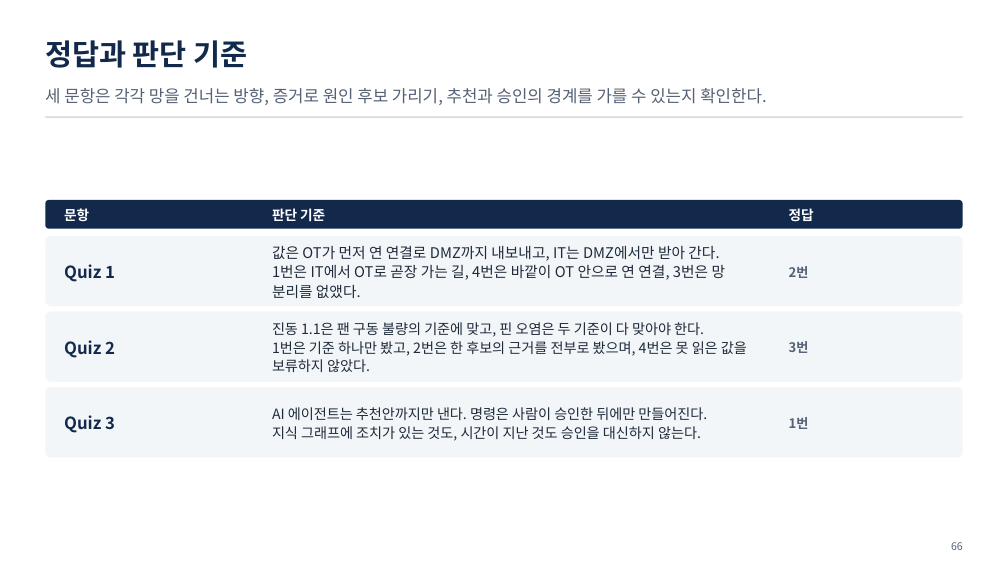
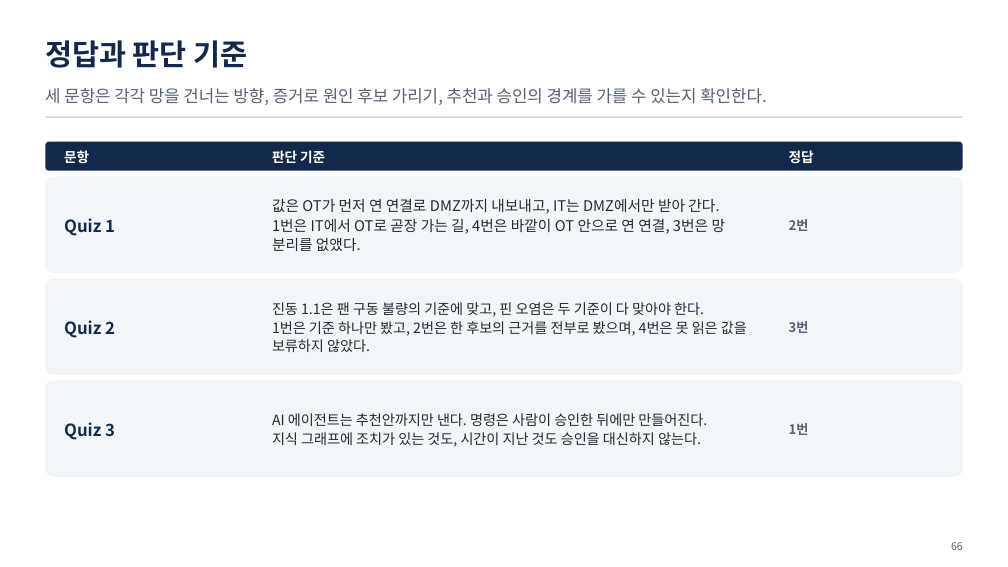
Before and after one commit to uengine-oss/hyd-iot-edu, a slide deck: slide 66 of workspace/강의제작/산출물/실전반/이론_오프라인/01회차/실전반_오프라인_01회차.pptx. Drawn at 1008x567 pixels with LibreOffice and Linux fonts; fonts in the diff are those of the drawing. Boxes give left, top, right and bottom in pixels: in the first picture for what was removed or moved away, otherwise in the second. Text is boxed around its words. In the diff, an @@ line names an element or a change of style, - is before the commit and + after.

Commit message:
1회차 현장 덱(두 반 off01): 최종 온라인 장(여백 11장 · 새 노트)을 받아 다시 조립, 노트 고칠 곳을 지금 온라인 노트로 · 대조표 새 실라버스 문장

```diff
--- a/workspace/강의제작/산출물/실전반/이론_오프라인/01회차/실전반_오프라인_01회차.pptx
+++ b/workspace/강의제작/산출물/실전반/이론_오프라인/01회차/실전반_오프라인_01회차.pptx
@@ 3 texts, 1 rounded rectangle: place and size @@
-3 texts, 1 rounded rectangle at (45,200,963,228)
+3 texts, 1 rounded rectangle at (45,142,963,171)
@@ rounded rectangle: place and size @@
-rounded rectangle at (45,236,963,306)
+rounded rectangle at (45,176,963,272)
@@ text "Quiz 1": place and size @@
-text "Quiz 1" at (64,264,115,282)
+text "Quiz 1" at (64,218,115,236)
@@ text "값은 OT가 먼저 연 연결로 ...": place and size @@
-text "값은 OT가 먼저 연 연결로 ..." at (272,246,726,298)
+text "값은 OT가 먼저 연 연결로 ..." at (272,199,726,251)
@@ text "2번": place and size @@
-text "2번" at (789,266,809,278)
+text "2번" at (789,219,809,231)
@@ rounded rectangle: place and size @@
-rounded rectangle at (45,312,963,382)
+rounded rectangle at (45,278,963,374)
@@ text "Quiz 2": place and size @@
-text "Quiz 2" at (64,340,115,358)
+text "Quiz 2" at (64,320,115,338)
@@ text "진동 1.1은 팬 구동 불량의 ...": place and size @@
-text "진동 1.1은 팬 구동 불량의 ..." at (272,322,747,372)
+text "진동 1.1은 팬 구동 불량의 ..." at (272,302,747,352)
@@ text "3번": place and size @@
-text "3번" at (789,341,809,353)
+text "3번" at (789,321,809,333)
@@ rounded rectangle: place and size @@
-rounded rectangle at (45,387,963,457)
+rounded rectangle at (45,380,963,476)
@@ text "Quiz 3": place and size @@
-text "Quiz 3" at (64,415,115,433)
+text "Quiz 3" at (64,422,115,440)
@@ text "AI 에이전트는 추천안까지만 낸다. 명령은 ...": place and size @@
-text "AI 에이전트는 추천안까지만 낸다. 명령은 ..." at (272,407,707,441)
+text "AI 에이전트는 추천안까지만 낸다. 명령은 ..." at (272,413,707,447)
@@ text "1번": place and size @@
-text "1번" at (789,417,809,429)
+text "1번" at (789,423,809,435)
```
Also in this commit, not shown: 10 other slides changed, 7 other files.
